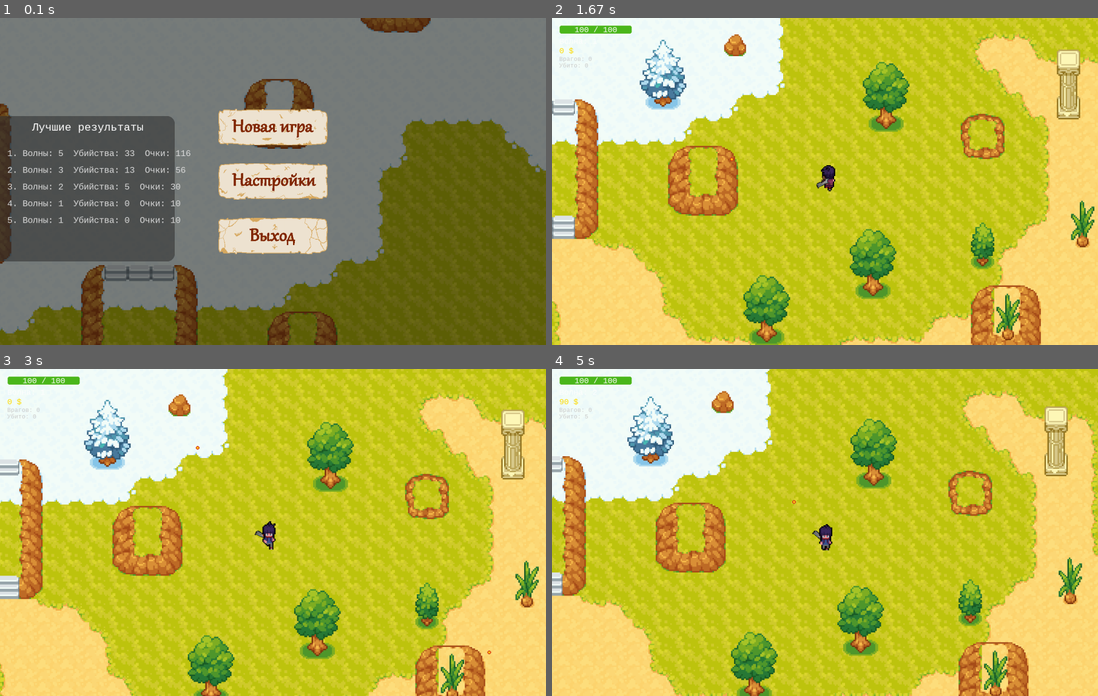
Above: before the commit, frames 1-4 (two rows, left to right).
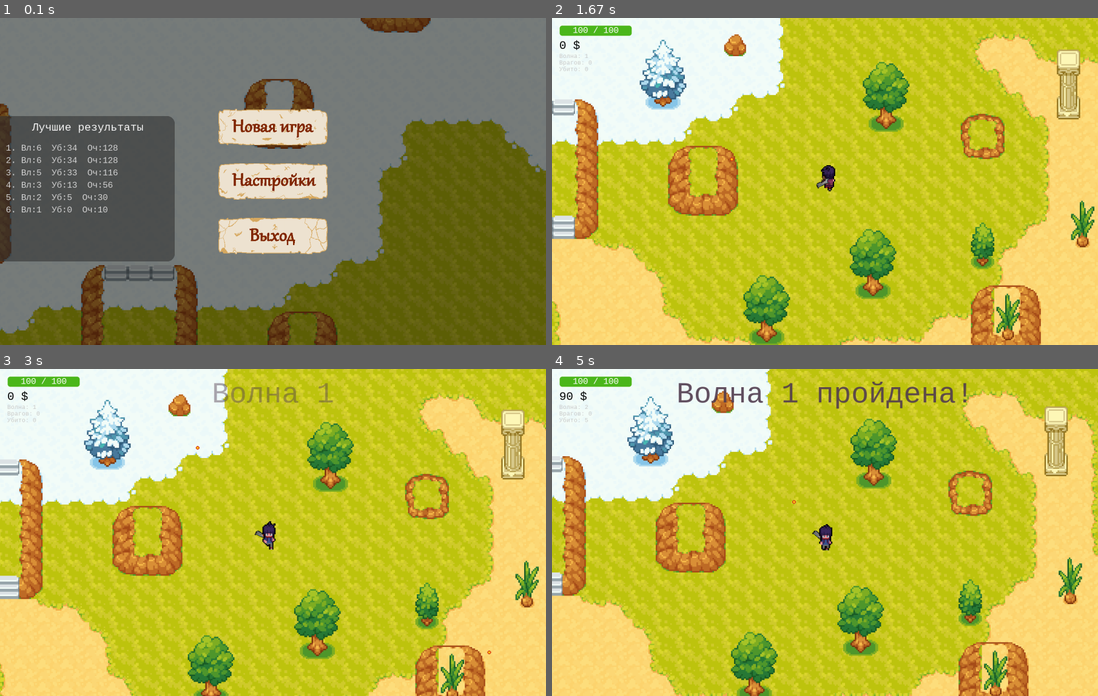
Above: after the commit, the same moments.

Repository: te1ny/blitzframe
Game: pygame game, started from game/main.py
Same seed, same stepped clock (60 frames per second), same inputs: the game is played once before the commit and once after it.
Inputs (mouse positions are in pixels of both pictures, inside the frame that each line leads up to):
- Up to frame 1 (0.1 s): no input
- Up to frame 2 (1.67 s): click (825, 125) at 0.38 s; hold D 0.67-1.13 s; move the mouse to (825, 201) at 0.7 s; click (655, 132) at 1.22 s; hold W from 1.5 s (still down); click (655, 256) at 1.58 s
- Up to frame 3 (3 s): release W at 1.8 s; hold D 1.83-2.3 s; click (475, 646) at 1.92 s; hold A 2.33-2.87 s; click (131, 411) at 2.42 s; hold S from 2.9 s (still down); click (141, 467) at 2.98 s
- Up to frame 4 (5 s): release S at 3.2 s; hold A 3.23-3.63 s; click (797, 617) at 3.32 s; hold W 3.67-4.03 s; click (825, 571) at 3.75 s; hold D 4.07-4.7 s; click (1032, 656) at 4.15 s; tap K at 4.22 s; hold S from 4.73 s (still down); click (748, 463) at 4.82 s

The runs differ from the first frame. In frame 1, 1.6% of the frame differs, in the area x 1-35%, y 38-63%; in frame 2, 0.3%; in frame 3, 0.7%; in frame 4, 1.4%.

Commit message:
Финальный билд игры

Diff:
--- a/game/main.py
+++ b/game/main.py
@@ -110,7 +110,7 @@
             self.enemies_frames_dict[enemy_type] = {k: scale_frame(v) for k, v in frames.items()}
 
         boss_frames = folder_importer('images', 'enemies', 'first_boss')
-        self.enemies_frames_dict['first_boss'] = {k: scale_frame(v, scale=0.8) for k, v in boss_frames.items()}
+        self.enemies_frames_dict['first_boss'] = {k: scale_frame(v, scale=1.3) for k, v in boss_frames.items()}
 
         # real button images
         self.buttons_frames = folder_importer('images', 'buttons')
--- a/game/states/gameplay.py
+++ b/game/states/gameplay.py
@@ -2,6 +2,7 @@
 from sprites import *
 from support import *
 from ui import Button, draw_text_window
+from support import FadeText
 
 
 class InGameStats:
@@ -92,6 +93,10 @@
 
     def starting_wave(self):
         self.game_stats.wave_active = True
+        self.game.play_sound('tick')
+        cx = WINDOW_WIDTH // 2
+        self.fade_text = FadeText(f'Волна {self.game_stats.wave}', self.game.l_font, (82, 61, 80), (cx, 70))
+        self.fade_text.start()
 
         waves_data = load_json(join('settings', 'waves.json'))
         max_wave = max(int(k) for k in waves_data.keys())
@@ -144,10 +149,19 @@
         return random.choice(spawners) if spawners else player_pos
 
     def _boss_spawn_pos(self):
-        return self.game.tilemap.boss_spawner()
+        px, py = self.game.player.rect.center
+        side = random.choice(['top', 'bottom', 'left', 'right'])
+        hw, hh, m = WINDOW_WIDTH // 2, WINDOW_HEIGHT // 2, 300
+        if side == 'top':    return (px, py - hh - m)
+        if side == 'bottom': return (px, py + hh + m)
+        if side == 'left':   return (px - hw - m, py)
+        return (px + hw + m, py)
 
     def ending_wave(self):
         self.game_stats.wave_active = False
+        cx = WINDOW_WIDTH // 2
+        self.fade_text = FadeText(f'Волна {self.game_stats.wave} пройдена!', self.game.l_font, (82, 61, 80), (cx, 70))
+        self.fade_text.start()
         self.game_stats.wave += 1
         self.ending_wave_timer = Timer(2000, False, True, lambda: self.game.change_state('shop'))
 
@@ -180,26 +194,30 @@
 
     def draw_game_ui(self):
         surface = pygame.display.get_surface()
-        font  = pygame.font.SysFont('monospace', 22)
+        font  = pygame.font.SysFont('monospace', 24)
         small = pygame.font.SysFont('monospace', 16)
 
-        bar_w, bar_h = 200, 24
+        bar_w, bar_h = 200, 30
         x, y = 20, 20
         hp, max_hp = self.game.player.health, self.game.player.max_health
-        pygame.draw.rect(surface, (60, 60, 60),   (x, y, bar_w, bar_h), border_radius=6)
-        pygame.draw.rect(surface, (76, 184, 28),  (x, y, int(bar_w * max(hp, 0) / max_hp), bar_h), border_radius=6)
-        pygame.draw.rect(surface, (255, 255, 255),(x, y, bar_w, bar_h), 1, border_radius=6)
+        pygame.draw.rect(surface, (60, 60, 60),   (x, y, bar_w, bar_h), border_radius=8)
+        pygame.draw.rect(surface, (76, 184, 28),  (x, y, int(bar_w * max(hp, 0) / max_hp), bar_h), border_radius=8)
+        pygame.draw.rect(surface, (255, 255, 255),(x, y, bar_w, bar_h), 1, border_radius=8)
         hp_txt = font.render(f'{int(hp)} / {max_hp}', True, (255, 255, 255))
         surface.blit(hp_txt, hp_txt.get_rect(center=(x + bar_w // 2, y + bar_h // 2)))
 
-        surface.blit(font.render(f'Волна: {self.game_stats.wave}',              True, (255, 255, 255)), (20, 52))
-        surface.blit(font.render(f'{self.game_stats.money} $',                  True, (255, 220, 0)),   (20, 78))
-        surface.blit(small.render(f'Врагов: {len(self.game.enemy_sprites)}',    True, (200, 200, 200)), (20, 104))
-        surface.blit(small.render(f'Убито: {self.game_stats.kills}',            True, (200, 200, 200)), (20, 122))
+        money_font = pygame.font.SysFont('monospace', 32)
+        surface.blit(money_font.render(f'{self.game_stats.money} $', True, (0, 0, 0)), (20, 58))
+        surface.blit(small.render(f'Волна: {self.game_stats.wave}',              True, (200, 200, 200)), (20, 96))
+        surface.blit(small.render(f'Врагов: {len(self.game.enemy_sprites)}',    True, (200, 200, 200)), (20, 114))
+        surface.blit(small.render(f'Убито: {self.game_stats.kills}',            True, (200, 200, 200)), (20, 132))
 
     def draw(self):
         self.game.all_sprites.draw(self.game.player.rect.center)
         self.draw_game_ui()
+
+        if hasattr(self, 'fade_text'):
+            self.fade_text.update(self.game.display_surface)
 
         if (hasattr(self, 'spawn_timers') and not self.spawn_timers
                 and self.game_stats.enemies_counter == 0
@@ -447,7 +465,7 @@
                 txt = small_font.render(f'{label}: {level}', True, color)
                 self.display_surface.blit(txt, txt.get_rect(center=(bx, by + (i + 1) * lh)))
 
-        # цены апгрейдов (правая колонка)
+        # цены апгрейдов (правая колонка) — под кнопками
         stats.next_upgrage_price()
         price_map = {
             'heal':   (stats.heal_price,               '#E07050'),
@@ -468,6 +486,7 @@
                 self.display_surface.blit(txt, txt.get_rect(midtop=(btn.rect.centerx, btn.rect.bottom + 4)))
 
         # цены оружия (левая колонка) + tooltip при наведении
+        gun_settings = load_json(join('settings', 'gun_settings.json'))
         for row in range(4):
             btn = self.buttons[row][0]
             if not btn:
@@ -480,11 +499,11 @@
                 self.display_surface.blit(txt, txt.get_rect(center=(btn.rect.centerx, btn.rect.bottom + 14)))
 
             if btn.was_hovered and gn in self.all_guns:
-                desc = load_json(join('settings', 'gun_settings.json')).get(gn, {}).get('description', '')
+                desc = gun_settings.get(gn, {}).get('description', '')
                 if desc:
                     draw_text_window(self.display_surface, (btn.rect.left, btn.rect.centery), desc)
 
-        # деньги (над окном)
+        # деньги над окном
         money_txt = font.render(f'{stats.money} $', True, (255, 220, 0))
         self.display_surface.blit(
             money_txt,
--- a/game/states/menu.py
+++ b/game/states/menu.py
@@ -103,23 +103,33 @@
     def draw_score(self):
         font = self.game.s_font
         entry_font = self.game.xs_font
+        padding = 16
         window_rect = pygame.Rect(0, WINDOW_HEIGHT // 2 - WINDOW_HEIGHT // 5, 480, 400)
 
         window_surf = pygame.Surface(window_rect.size, pygame.SRCALPHA)
         pygame.draw.rect(window_surf, (50, 50, 50, 150), window_surf.get_rect(),
                          border_top_right_radius=20, border_bottom_right_radius=20)
-        self.display_surface.blit(window_surf, window_rect.topleft)
 
         title = font.render('Лучшие результаты', True, (255, 255, 255))
-        self.display_surface.blit(title, title.get_rect(midtop=(window_rect.centerx, window_rect.top + 15)))
+        window_surf.blit(title, title.get_rect(midtop=(window_rect.width // 2, 15)))
 
         scores = load_json(join('settings', 'score.json'))
+        lh = entry_font.get_height() + 6
         for i, (key, entry) in enumerate(sorted(scores.items(), key=lambda x: int(x[0]))):
             if i >= 6:
                 break
-            text = f"{key}. Волны: {entry['waves']}  Убийства: {entry['kills']}  Очки: {entry['total']}"
+            text = f"{key}. Вл:{entry['waves']}  Уб:{entry['kills']}  Оч:{entry['total']}"
             surf = entry_font.render(text, True, (220, 220, 220))
-            self.display_surface.blit(surf, (window_rect.left + 20, window_rect.top + 90 + i * 46))
+            # обрезаем по ширине таблички
+            max_w = window_rect.width - padding * 2
+            if surf.get_width() > max_w:
+                surf = surf.subsurface((0, 0, max_w, surf.get_height()))
+            y = 75 + i * lh
+            if y + surf.get_height() > window_rect.height - padding:
+                break
+            window_surf.blit(surf, (padding, y))
+
+        self.display_surface.blit(window_surf, window_rect.topleft)
 
     def draw(self):
         super().draw()
--- a/game/support.py
+++ b/game/support.py
@@ -101,6 +101,42 @@
     write_json(path, {key: value for key, value in enumerate(best_scores, start=1)})
 
 
+class FadeText:
+    def __init__(self, text, font, color, pos, appear_speed=5, hold_time=1.0, disappear_speed=5):
+        self.base_surf = font.render(text, True, color)
+        self.text_surf = self.base_surf.convert_alpha()
+        self.text_rect = self.text_surf.get_rect(center=pos)
+        self.appear_speed = appear_speed
+        self.hold_time = hold_time
+        self.disappear_speed = disappear_speed
+        self.state = 'idle'
+        self.alpha = 0
+        self.start_time = 0
+
+    def start(self):
+        self.state = 'appearing'
+        self.alpha = 0
+        self.start_time = time.time()
+
+    def update(self, surface):
+        if self.state in ('idle', 'done'):
+            return
+        if self.state == 'appearing':
+            self.alpha = min(255, self.alpha + self.appear_speed)
+            if self.alpha >= 255:
+                self.state = 'holding'
+                self.start_time = time.time()
+        elif self.state == 'holding':
+            if time.time() - self.start_time >= self.hold_time:
+                self.state = 'disappearing'
+        elif self.state == 'disappearing':
+            self.alpha = max(0, self.alpha - self.disappear_speed)
+            if self.alpha <= 0:
+                self.state = 'done'
+        self.text_surf.set_alpha(self.alpha)
+        surface.blit(self.text_surf, self.text_rect)
+
+
 def transition_effect(surface, callback, fade_speed=20, hold_time=0.3, draw_callback=None):
     clock = pygame.time.Clock()
     fade_overlay = pygame.Surface(surface.get_size()).convert_alpha()
--- a/settings/score.json
+++ b/settings/score.json
@@ -1,25 +1,35 @@
 {
     "1": {
+        "kills": 34,
+        "waves": 6,
+        "total": 128
+    },
+    "2": {
+        "kills": 34,
+        "waves": 6,
+        "total": 128
+    },
+    "3": {
         "kills": 33,
         "waves": 5,
         "total": 116
     },
-    "2": {
+    "4": {
         "kills": 13,
         "waves": 3,
         "total": 56
     },
-    "3": {
+    "5": {
         "kills": 5,
         "waves": 2,
         "total": 30
     },
-    "4": {
+    "6": {
         "kills": 0,
         "waves": 1,
         "total": 10
     },
-    "5": {
+    "7": {
         "kills": 0,
         "waves": 1,
         "total": 10
